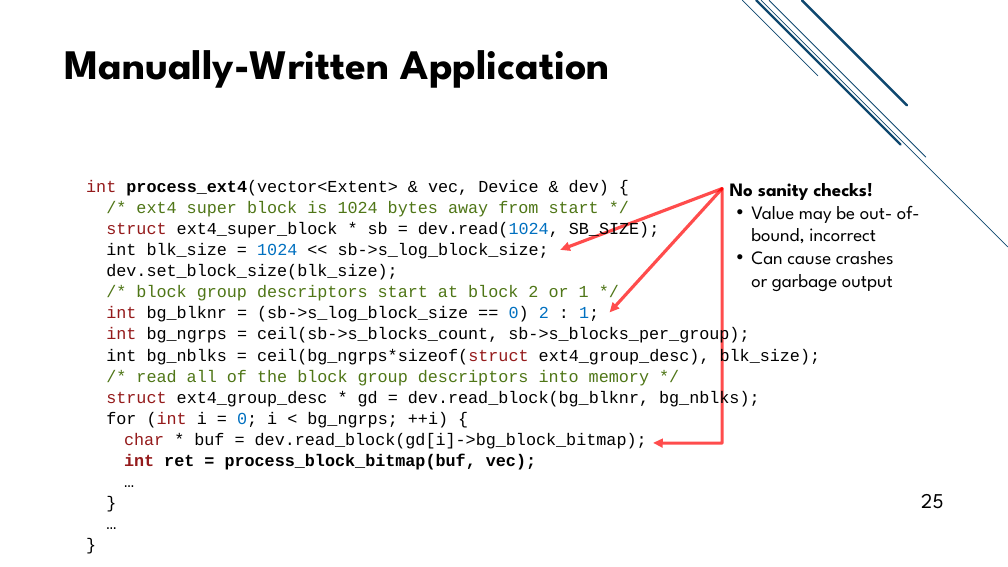
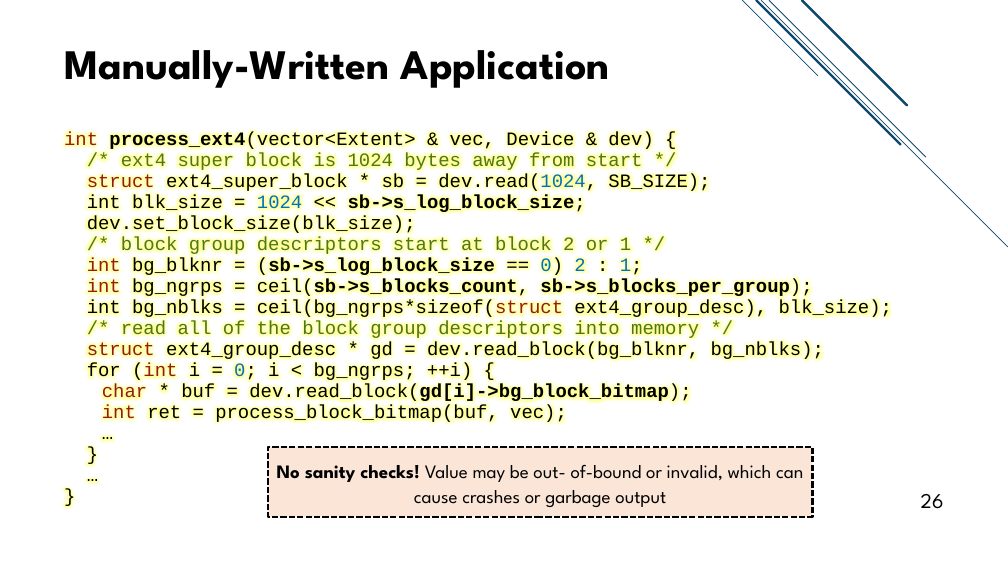
Before and after one commit to jacksun007/spiffy-paper, a slide deck: slide 26 of talk/spiffy_talk.pptx (slide 25 before the commit). Drawn at 1008x567 pixels with LibreOffice and Linux fonts; fonts in the diff are those of the drawing. Boxes give left, top, right and bottom in pixels: in the first picture for what was removed or moved away, otherwise in the second. Text is boxed around its words. In the diff, an @@ line names an element or a change of style, - is before the commit and + after.

Commit message:
updated slides to increase code font size and unify look of graphics

```diff
--- a/talk/spiffy_talk.pptx
+++ b/talk/spiffy_talk.pptx
@@ text "int process_ext4(vector<Extent> & vec, Device ...": place and size @@
-text "int process_ext4(vector<Extent> & vec, Device ..." at box(86, 180, 821, 470)
+text "int process_ext4(vector<Extent> & vec, Device ..." at box(64, 132, 892, 424)
@@ text "int process_ext4(vector<Extent> & vec, Device ..." at box(64, 132, 892, 424): size 16 to 18 pt; bold on in "sb->s_log_block_size;", "(sb->s_log_block_size", "ceil(sb->s_blocks_count, sb->s_blocks_per_group);", "dev.read_block(gd[i]->bg_block_bitmap);"; bold off in "int ret = process_block_bitmap(buf, vec);" @@
@@ arrow removed from (722, 188) to (560, 250) @@
@@ arrow removed from (722, 188) to (610, 312) @@
@@ elbow arrow removed from (722, 188) to (653, 443) @@
@@ rectangle "No sanity checks! Value may ...": place and size @@
-rectangle "No sanity checks! Value may ..." at box(730, 183, 920, 291)
+rectangle "No sanity checks! Value may ..." at box(268, 447, 813, 516)
@@ rectangle "No sanity checks! Value may ..." at box(268, 447, 813, 516): vertical alignment top to middle; fill none to #FAE5D7; outline none to #000000 2 pt dashed @@
@@ text in rectangle at box(277, 464, 803, 507): text changed @@
-No sanity checks!
-• Value may be out- of-bound, incorrect
-• Can cause crashes
-  or garbage output
+No sanity checks! Value may be out- of-bound or invalid, which can cause crashes or garbage output
@@ page number at box(921, 494, 944, 509): text changed @@
-25
+26
```
Also in this commit, not shown: 21 other slides changed, 2 slides added, 1 other file.
